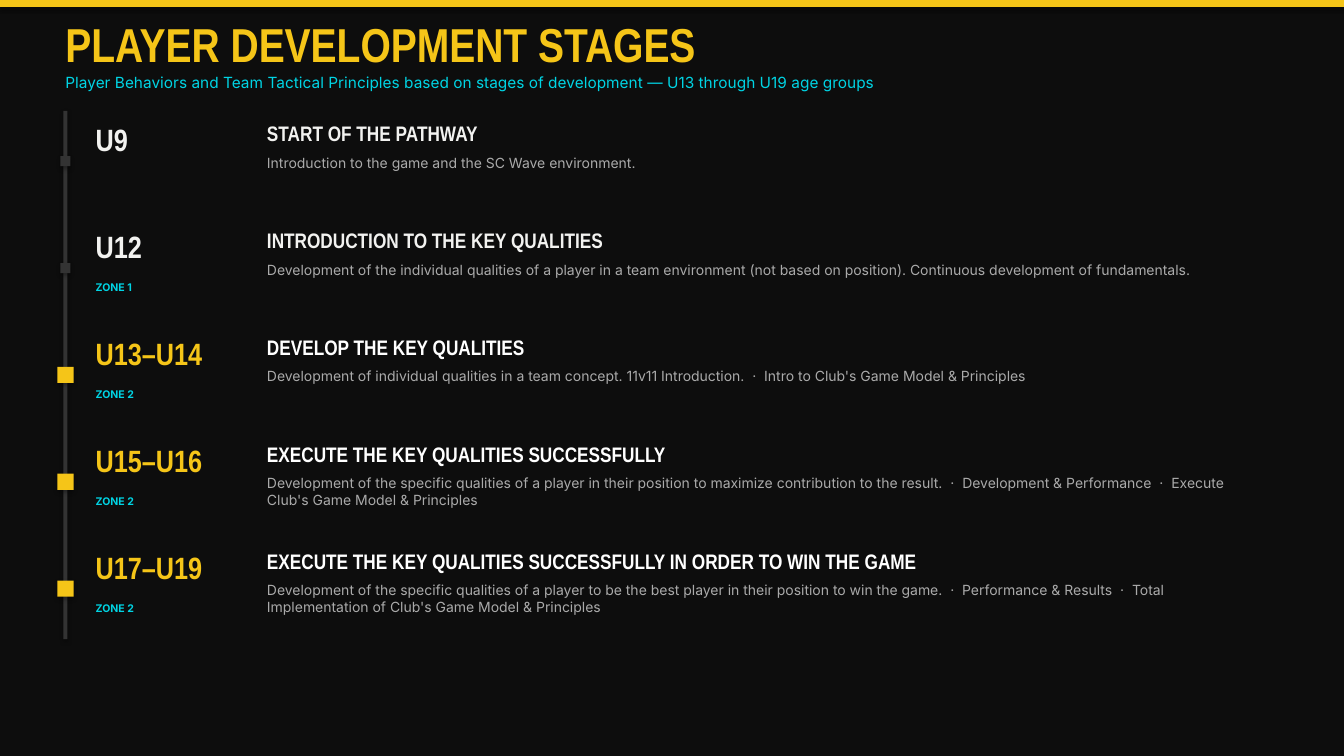
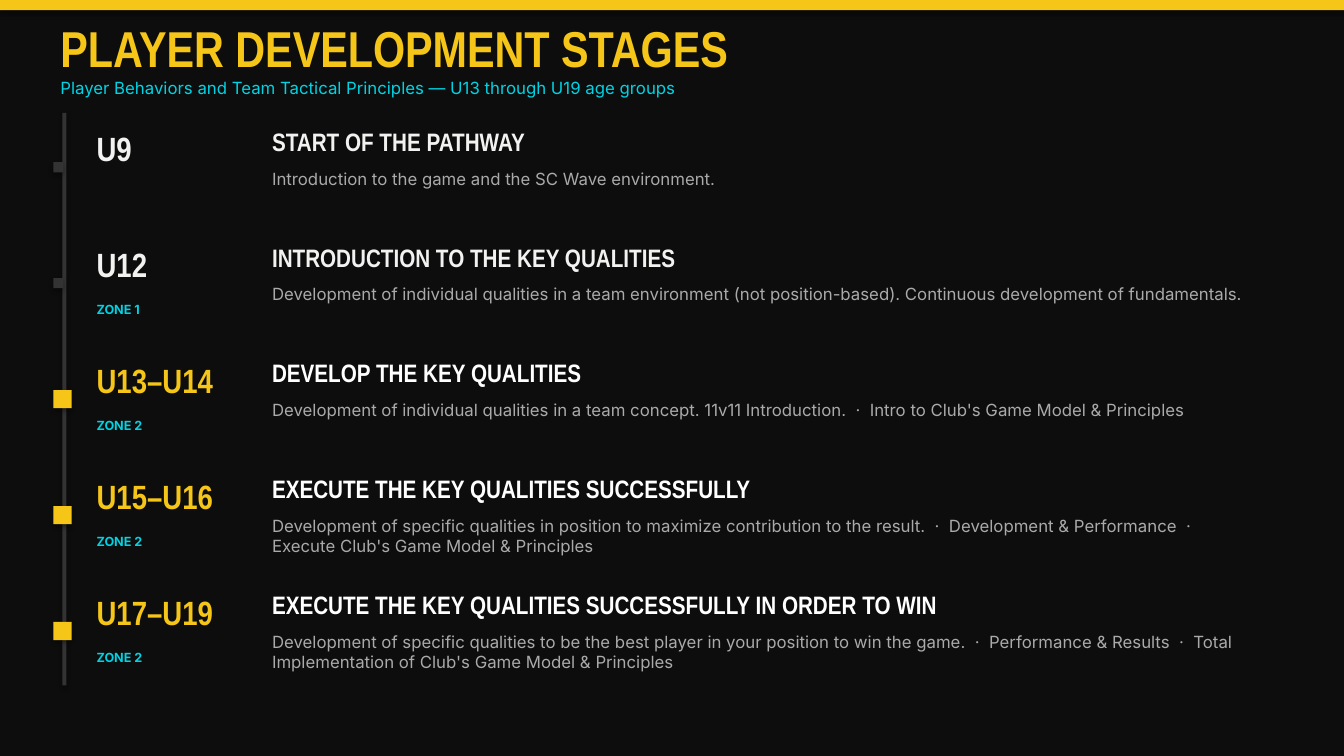
Before and after one commit to dmartini7/scwave-hub, a slide deck: slide 7 of docs/SC_Wave_Game_Model.pptx. Drawn at 1344x756 pixels with LibreOffice and Linux fonts; fonts in the diff are those of the drawing. Boxes give left, top, right and bottom in pixels: in the first picture for what was removed or moved away, otherwise in the second. Text is boxed around its words. In the diff, an @@ line names an element or a change of style, - is before the commit and + after.

```diff
--- a/docs/SC_Wave_Game_Model.pptx
+++ b/docs/SC_Wave_Game_Model.pptx
@@ text "PLAYER DEVELOPMENT STAGES" at <box>60,32,728,68</box>: size 34 to 36 pt @@
@@ text at <box>60,81,675,98</box>: text changed; size 11 to 12 pt @@
-Player Behaviors and Team Tactical Principles based on stages of development — U13 through U19 age groups
+Player Behaviors and Team Tactical Principles — U13 through U19 age groups
@@ rectangle: place and size @@
-rectangle at <box>64,111,68,639</box>
+rectangle at <box>63,113,67,686</box>
@@ text "U9": place and size @@
-text "U9" at <box>96,129,128,152</box>
+text "U9" at <box>97,137,132,162</box>
@@ rectangle: place and size @@
-rectangle at <box>60,156,71,166</box>
+rectangle at <box>53,162,64,172</box>
@@ text "Introduction to the game and ...": place and size @@
-text "Introduction to the game and ..." at <box>267,157,635,171</box>
+text "Introduction to the game and ..." at <box>272,172,715,189</box>
@@ text "Introduction to the game and ..." at <box>272,172,715,189</box>: size 10 to 12 pt @@
@@ text "U12": place and size @@
-text "U12" at <box>96,236,142,259</box>
+text "U12" at <box>97,253,148,278</box>
@@ text "INTRODUCTION TO THE KEY QUALITIES": place and size @@
-text "INTRODUCTION TO THE KEY QUALITIES" at <box>267,233,603,252</box>
+text "INTRODUCTION TO THE KEY QUALITIES" at <box>272,249,675,272</box>
@@ rectangle: place and size @@
-rectangle at <box>60,263,71,273</box>
+rectangle at <box>53,278,64,288</box>
@@ text "ZONE 1": place and size @@
-text "ZONE 1" at <box>96,283,132,291</box>
+text "ZONE 1" at <box>97,305,139,314</box>
@@ text at <box>272,287,1242,304</box>: text changed; size 10 to 12 pt @@
-Development of the individual qualities of a player in a team environment (not based on position). Continuous development of fundamentals.
+Development of individual qualities in a team environment (not position-based). Continuous development of fundamentals.
@@ text "U13–U14": place and size @@
-text "U13–U14" at <box>96,343,203,366</box>
+text "U13–U14" at <box>97,369,213,394</box>
@@ text "DEVELOP THE KEY QUALITIES": place and size @@
-text "DEVELOP THE KEY QUALITIES" at <box>267,340,525,359</box>
+text "DEVELOP THE KEY QUALITIES" at <box>272,364,581,387</box>
@@ rectangle: place and size @@
-rectangle at <box>57,367,74,383</box>
+rectangle at <box>53,390,72,408</box>
@@ text "ZONE 2": place and size @@
-text "ZONE 2" at <box>96,390,134,398</box>
+text "ZONE 2" at <box>97,420,142,430</box>
@@ text "Development of individual qualities in ..." at <box>272,403,1184,420</box>: size 10 to 12 pt @@
@@ text "Development of individual qualities in ...": place and size @@
-text "Development of individual qualities in ..." at <box>267,370,1026,384</box>
+text "Development of individual qualities in ..." at <box>272,403,1184,420</box>
@@ text "U15–U16": place and size @@
-text "U15–U16" at <box>96,450,203,473</box>
+text "U15–U16" at <box>97,485,213,510</box>
@@ size 15 to 18 pt in 4 elements at <box>272,133,525,152</box>, <box>272,249,675,272</box>, <box>272,364,581,387</box>, <box>272,480,750,503</box> @@
@@ text "EXECUTE THE KEY QUALITIES SUCCESSFULLY": place and size @@
-text "EXECUTE THE KEY QUALITIES SUCCESSFULLY" at <box>267,447,666,466</box>
+text "EXECUTE THE KEY QUALITIES SUCCESSFULLY" at <box>272,480,750,503</box>
@@ rectangle: place and size @@
-rectangle at <box>57,474,74,490</box>
+rectangle at <box>53,506,72,524</box>
@@ text "ZONE 2": place and size @@
-text "ZONE 2" at <box>96,497,134,505</box>
+text "ZONE 2" at <box>97,536,142,546</box>
@@ text at <box>272,519,1177,556</box>: text changed; size 10 to 12 pt @@
-Development of the specific qualities of a player in their position to maximize contribution to the result. · Development & Performance · Execute Club's Game Model & Principles
+Development of specific qualities in position to maximize contribution to the result. · Development & Performance · Execute Club's Game Model & Principles
@@ size 22 to 24 pt in 5 elements at <box>97,137,132,162</box>, <box>97,253,148,278</box>, <box>97,369,213,394</box>, <box>97,485,213,510</box>, <box>97,601,213,626</box> @@
@@ text "U17–U19": place and size @@
-text "U17–U19" at <box>96,557,203,580</box>
+text "U17–U19" at <box>97,601,213,626</box>
@@ text at <box>272,596,936,619</box>: text changed; size 15 to 18 pt @@
-EXECUTE THE KEY QUALITIES SUCCESSFULLY IN ORDER TO WIN THE GAME
+EXECUTE THE KEY QUALITIES SUCCESSFULLY IN ORDER TO WIN
@@ rectangle: place and size @@
-rectangle at <box>57,581,74,597</box>
+rectangle at <box>53,622,72,640</box>
@@ size 7.5 to 9 pt in 4 elements at <box>97,305,139,314</box>, <box>97,420,142,430</box>, <box>97,536,142,546</box>, <box>97,652,142,662</box> @@
@@ text "ZONE 2": place and size @@
-text "ZONE 2" at <box>96,604,134,612</box>
+text "ZONE 2" at <box>97,652,142,662</box>
@@ text at <box>272,635,1232,672</box>: text changed; size 10 to 12 pt @@
-Development of the specific qualities of a player to be the best player in their position to win the game. · Performance & Results · Total Implementation of Club's Game Model & Principles
+Development of specific qualities to be the best player in your position to win the game. · Performance & Results · Total Implementation of Club's Game Model & Principles
```
Also in this commit, not shown: 19 other slides changed, 1 slide added, 2 other files.
